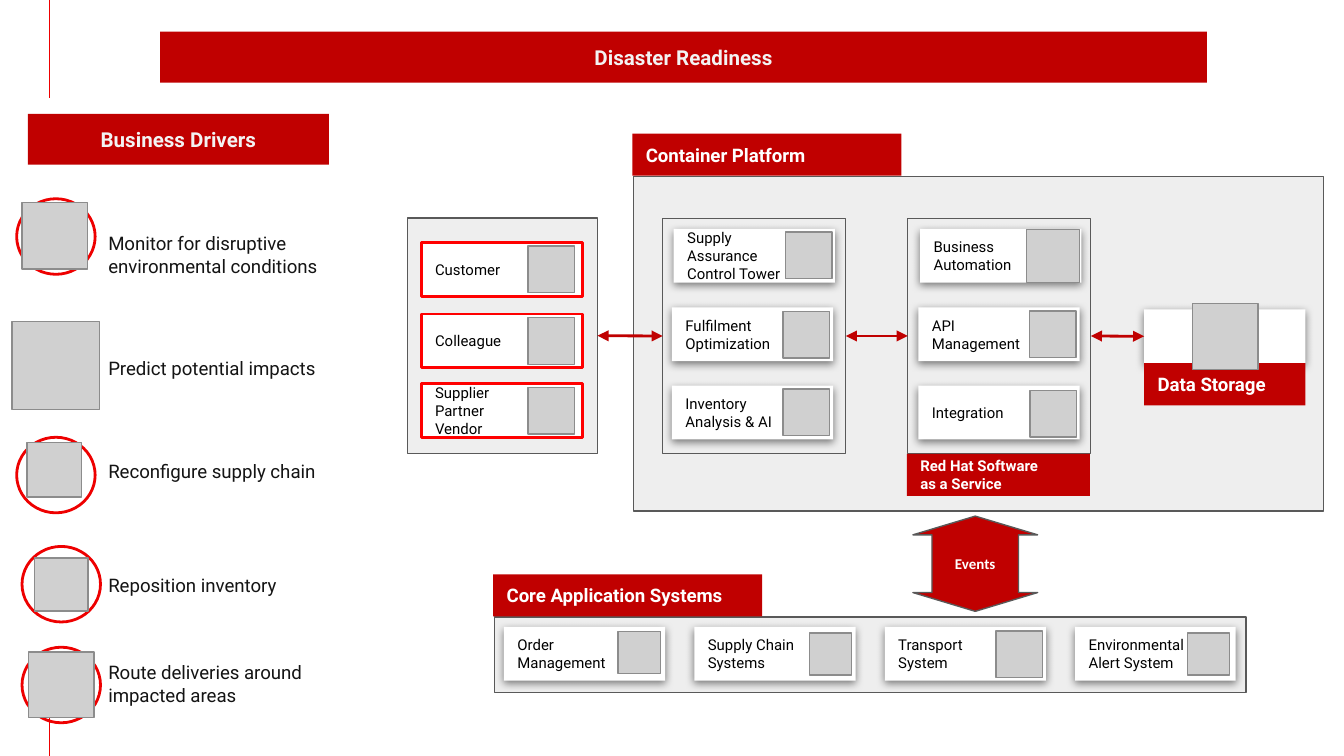
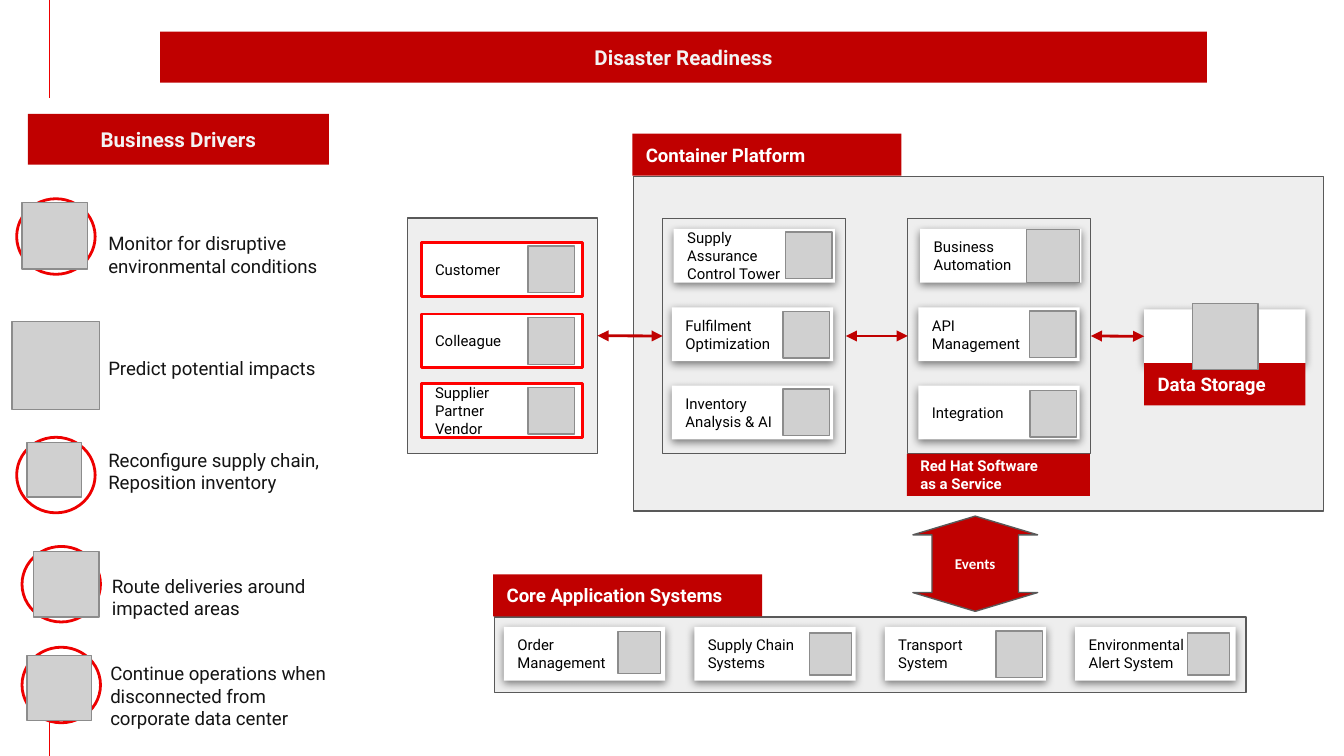
Before and after one commit to brucedkyle/architectures, a slide deck: slide 9 of docs/supplychain/downloads/SupplyChainOptimization.SolutionOverview.pptx. Drawn at 1344x756 pixels with LibreOffice and Linux fonts; fonts in the diff are those of the drawing; grey boxes stand for pictures; background and template pictures are left out. Boxes give left, top, right and bottom in pixels: in the first picture for what was removed or moved away, otherwise in the second. Text is boxed around its words. In the diff, an @@ line names an element or a change of style, - is before the commit and + after.

```diff
--- a/docs/supplychain/downloads/SupplyChainOptimization.SolutionOverview.pptx
+++ b/docs/supplychain/downloads/SupplyChainOptimization.SolutionOverview.pptx
@@ text at (108,453,319,493): text changed @@
-Reconfigure supply chain
+Reconfigure supply chain, Reposition inventory
@@ picture: place and size @@
-picture at (28,652,94,718)
+picture at (34,551,99,617)
@@ picture removed at (35,558,89,612) @@
@@ text "Route deliveries around impacted areas": place and size @@
-text "Route deliveries around impacted areas" at (108,665,302,706)
+text "Route deliveries around impacted areas" at (112,579,306,619)
@@ text removed at (108,578,277,596) @@
-Reposition inventory
@@ picture added at (27,656,91,720) @@
@@ text added at (110,666,326,729), 10 pt, text #141414 @@
+Continue operations when disconnected from corporate data center
```
Also in this commit, not shown: 1 other slide changed, 7 other files.
